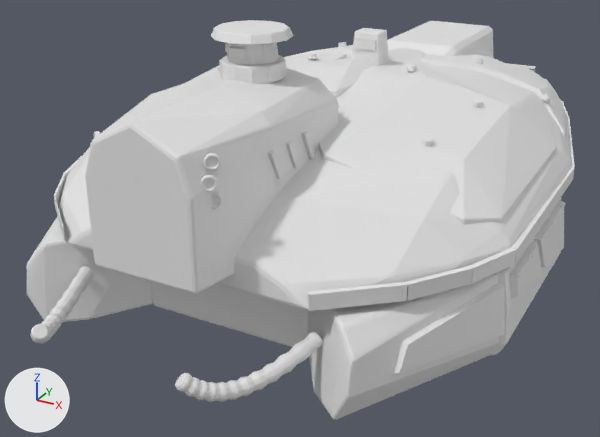
Renders of the OBJ model Assets/Resources/Models/Thunder_M3/turret.obj from each side of a commit.
Camera for both pictures: a camera (50 mm lens) standing at (0.766, -1.472, 0.808) and looking at (-0.034, -0.017, 0.081). Every picture has the same lights, and +X, +Y and +Z are marked at lower left. The older version comes first. Where no turn or scale is listed for an object, it has been applied to the vertices. Vertices at exactly the same position are counted once.

Names of what the first picture shows: 'turret'.
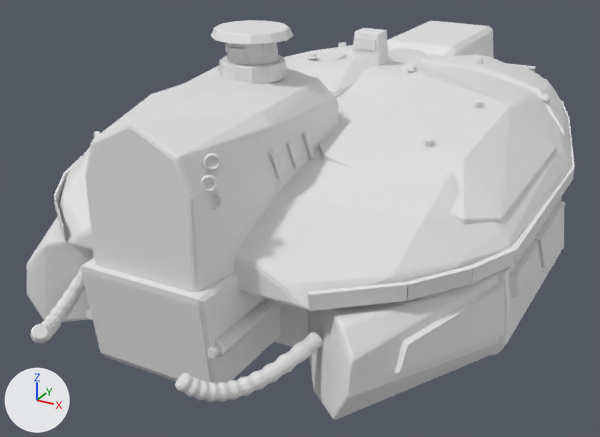
Commit message: Thunder M3: gun cradle connecting the breech to the turret body

Edits to the scene script, one JSON object a line:
```json
{"block": "me_turret", "where": "# used by ob_turret; location = (0.0, 0.0, 0.0)"}
{"op": "remove", "block": "me_turret", "code": "me_turret.from_pydata(...)  # 9986 vertices, 19425 faces; spans x -0.49..0.49, y -0.69..0.88, z 0.0..0.54"}
{"op": "add", "block": "me_turret", "code": "me_turret.from_pydata(...)  # 10210 vertices, 19845 faces; spans x -0.49..0.49, y -0.69..0.88, z 0.0..0.54"}
{"block": "me_turret", "change": "me_turret part 1: a new loose piece, a 10-sided cylinder along y spanning x 0.112..0.13, y -0.585..-0.545, z 0.096..0.114"}
{"block": "me_turret", "change": "me_turret part 2: a new loose piece, a 10-sided cylinder along y spanning x -0.13..-0.112, y -0.585..-0.545, z 0.096..0.114"}
{"block": "me_turret", "change": "me_turret part 3: a new loose piece of 56 vertices spanning x 0.1..0.14, y -0.57..-0.37, z 0.09..0.12"}
{"block": "me_turret", "change": "me_turret part 4: a new loose piece of 24 vertices spanning x -0.12..0.12, y -0.6..-0.36, z 0.02..0.21"}
{"block": "me_turret", "change": "other edits to the shape of me_turret do not show in these pictures"}
```

Pixel boxes (x1, y1, x2, y2) of what changed, in the pictures (600 x 437 px):
```json
{"part": 1, "of": "me_turret", "change": "added", "after": [207, 344, 221, 359]}
{"part": 2, "of": "me_turret", "change": "added", "after": [86, 309, 92, 320]}
{"part": 3, "of": "me_turret", "change": "added", "after": [215, 298, 284, 357]}
{"part": 4, "of": "me_turret", "change": "added", "after": [81, 258, 281, 383]}
```
